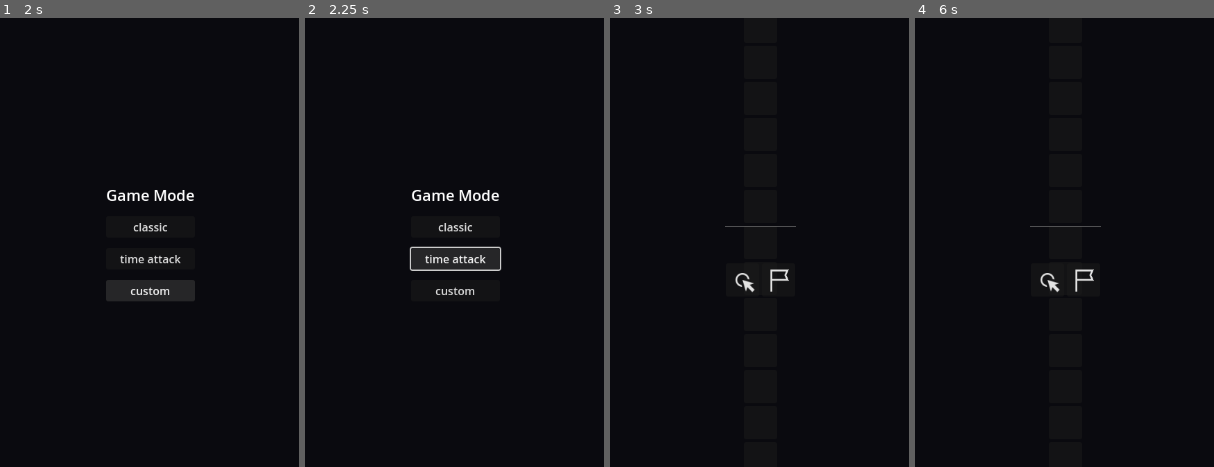
Above: before the commit, frames 1-4 (left to right).
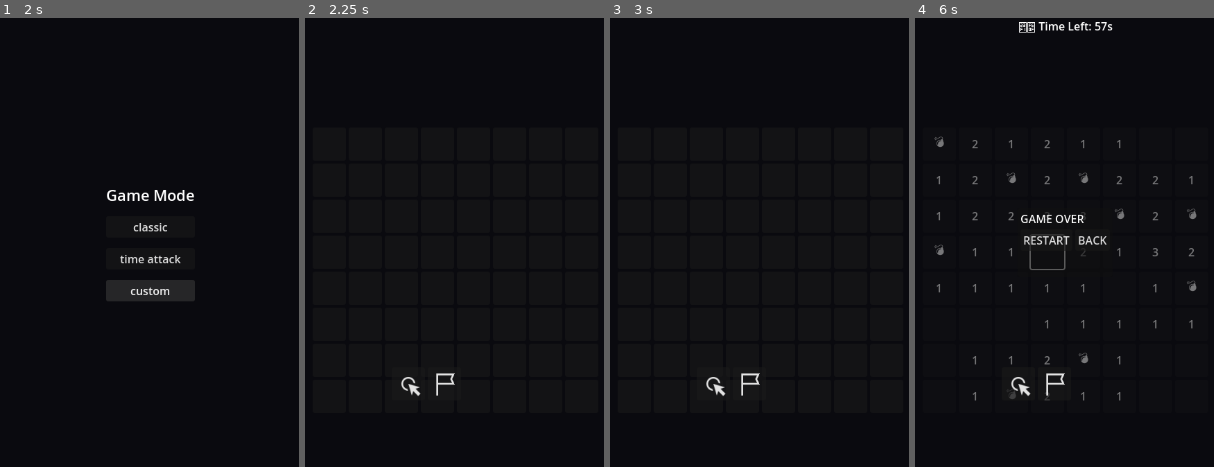
Above: after the commit, the same moments.

Repository: christian759/codemine
Game: Godot game, scene res://navScreen/main.tscn
Same seed, same stepped clock (60 frames per second), same inputs: the game is played once before the commit and once after it.
Inputs (mouse positions are in pixels of both pictures, inside the frame that each line leads up to):
- Up to frame 1 (2 s): click "feedback" at 0.5 s; click "▶ Start" at 1.25 s
- Up to frame 2 (2.25 s): click "time attack" at 2 s
- Up to frame 3 (3 s): click (759, 224) at 2.75 s, where only the run before the commit has a clickable "classic"
- Up to frame 4 (6 s): click (1046, 278) at 3.52 s; click (1082, 278) at 4.27 s; click (1064, 26) at 5.02 s; click (1046, 238) at 5.75 s, where only the run before the commit has a clickable "RESTART"

Frame 1 is identical in both runs. In frame 2, 1.6% of the frame differs, in the area x 32-66%, y 38-85%; in frame 3, 0.6%; in frame 4, 2.7%, in the area x 6-95%, y 0-86%.

Commit message:
10th june: no bugs, added time and repaired layout

Diff:
--- a/board/board.gd
+++ b/board/board.gd
@@ -6,6 +6,7 @@
 const HORIZONTAL_TILE_MARGIN := 4
 const VERTICAL_TILE_MARGIN := 4
 const MAX_TILE_SIZE := 48
+const MIN_TILE_SIZE := 24
 
 @onready var tile_scene = preload("res://board/TileButton.tscn")
 @onready var bottom_scene = preload("res://board/bottom/BottomNode.tscn")
@@ -17,9 +18,8 @@
 @onready var game_over_popup: PopupPanel = $PopupPanel
 @onready var restart_button: Button = $PopupPanel/VBoxContainer/HBoxContainer/RestartButton
 @onready var back_button: Button = $PopupPanel/VBoxContainer/HBoxContainer/BackButton
-@onready var board_content: Control = $ColorRect/CenterContainer/VBoxContainer/VBoxContainer2/boardContent
-@onready var tile_layer: GridContainer = $ColorRect/CenterContainer/VBoxContainer/VBoxContainer2/boardContent/TileLayer
-
+
+var top_node = null
 var pick_mode := true
 
 var pick_button: Button
@@ -35,18 +35,19 @@
 func _on_viewport_size_changed():
 	clear_grid()
 	generate_grid()
-
-func get_bottom_bar_height():
-	var viewport_size = get_viewport().size
-	return max(viewport_size.y * 0.1, 48)
+	_adding_top_node()
 
 func get_dynamic_tile_size():
 	var viewport_size = get_viewport().size
-	var bottom_bar_height = get_bottom_bar_height()
-	var available_height = viewport_size.y - bottom_bar_height - 16
+	var top_bar_height = get_top_bar_height()
+	var available_height = viewport_size.y - top_bar_height - 16
 	var tile_width = (viewport_size.x - (WIDTH - 1) * HORIZONTAL_TILE_MARGIN) / WIDTH
 	var tile_height = (available_height - (HEIGHT - 1) * VERTICAL_TILE_MARGIN) / HEIGHT
-	return min(tile_width, tile_height, MAX_TILE_SIZE)
+	return clamp(min(tile_width, tile_height, MAX_TILE_SIZE), MIN_TILE_SIZE, MAX_TILE_SIZE)
+
+func get_top_bar_height():
+	var viewport_size = get_viewport().size
+	return max(viewport_size.y * 0.1, 48)
 
 func _generate_board_data():
 	tiles.clear()
@@ -81,14 +82,17 @@
 			if tile:
 				tile.queue_free()
 	tile_nodes.clear()
-	if tile_layer:
-		for child in tile_layer.get_children():
-			child.queue_free()
-		# tile_layer.clear() # Ensure tile_layer is cleared of all children
 
 func generate_grid():
 	tile_nodes.clear()
 	var tile_size = get_dynamic_tile_size()
+	var grid_width = WIDTH * tile_size + (WIDTH - 1) * HORIZONTAL_TILE_MARGIN
+	var grid_height = HEIGHT * tile_size + (HEIGHT - 1) * VERTICAL_TILE_MARGIN
+	var viewport_size = get_viewport().size
+	var offset = Vector2(
+		(viewport_size.x - grid_width) / 2,
+		get_top_bar_height() + 8 + ((viewport_size.y - get_top_bar_height() - grid_height) / 2)
+	)
 	for y in HEIGHT:
 		var node_row = []
 		for x in WIDTH:
@@ -99,7 +103,7 @@
 			tile.position = Vector2(
 				x * (tile_size + HORIZONTAL_TILE_MARGIN),
 				y * (tile_size + VERTICAL_TILE_MARGIN)
-			)
+			) + offset
 			tile.custom_minimum_size = Vector2(tile_size, tile_size)
 
 			var data = tiles[y][x]
@@ -115,21 +119,49 @@
 				tile.text = "🚩"
 			else:
 				tile.text = ""
-
 			node_row.append(tile)
-			if tile_layer:
-				tile_layer.add_child(tile)
+			add_child(tile)
 		tile_nodes.append(node_row)
+
+func _adding_top_node():
+	if top_node and is_instance_valid(top_node):
+		top_node.queue_free()
+		top_node = null
+
+	var viewport_size = get_viewport().size
+	var tile_size = get_dynamic_tile_size()
+	var grid_width = WIDTH * tile_size + (WIDTH - 1) * HORIZONTAL_TILE_MARGIN
+	var grid_height = HEIGHT * tile_size + (HEIGHT - 1) * VERTICAL_TILE_MARGIN
+	var grid_offset_x = (viewport_size.x - grid_width) / 2
+	var grid_offset_y = get_top_bar_height() + 8 + ((viewport_size.y - get_top_bar_height() - grid_height) / 2)
+
+	top_node = bottom_scene.instantiate()
+
+	if top_node is Control:
+		top_node.position = Vector2(
+			grid_offset_x + (grid_width - top_node.size.x) / 2,
+			grid_offset_y + grid_height + 24
+		)
+
+		pick_button = top_node.get_node("VBoxContainer/HBoxContainer/clickButton")
+		flag_button = top_node.get_node("VBoxContainer/HBoxContainer/flagButton")
+
+		pick_button.pressed.connect(_on_pick_button_pressed)
+		flag_button.pressed.connect(_on_flag_button_pressed)
+
+		_update_top_bar_buttons()
+
+	add_child(top_node)
 
 func _on_pick_button_pressed():
 	pick_mode = true
-	_update_bottom_bar_buttons()
+	_update_top_bar_buttons()
 
 func _on_flag_button_pressed():
 	pick_mode = false
-	_update_bottom_bar_buttons()
-
-func _update_bottom_bar_buttons():
+	_update_top_bar_buttons()
+
+func _update_top_bar_buttons():
 	if pick_button:
 		pick_button.disabled = pick_mode
 	if flag_button:
@@ -144,17 +176,15 @@
 func _reveal_tile_logic(x, y):
 	var data = tiles[y][x]
 	var button = tile_nodes[y][x]
+
 	if data.is_revealed or data.is_flagged:
 		return
+
 	data.is_revealed = true
 
 	if data.is_bomb:
-		button.text = "💣"
 		button.disabled = true
-		_reveal_all_tiles()
-		_disable_all_tiles()
-		_show_game_over_popup()
-		return
+		_on_bomb_pressed()
 
 	if data.neighbor_bombs > 0:
 		button.text = str(data.neighbor_bombs)
@@ -165,30 +195,23 @@
 				if is_valid(nx, ny) and not (nx == x and ny == y):
 					_reveal_tile_logic(nx, ny)
 	button.disabled = true
-	_check_win_condition()
+
+func _on_bomb_pressed():
+	_reveal_all_tiles()
+	_disable_all_tiles()
+	_show_game_over_popup()
+	return
+
 
 func _flag_tile_logic(x, y):
 	var data = tiles[y][x]
 	var button = tile_nodes[y][x]
+
 	if data.is_revealed:
 		return
+
 	data.is_flagged = not data.is_flagged
 	button.text = "🚩" if data.is_flagged else ""
-	_check_win_condition()
-
-func _check_win_condition():
-	for y in HEIGHT:
-		for x in WIDTH:
-			var data = tiles[y][x]
-			if not data.is_bomb and not data.is_revealed:
-				return
-	_show_win_popup()
-
-func _show_win_popup():
-	var label = game_over_popup.get_node("VBoxContainer/Label")
-	if label:
-		label.text = "You Win!"
-	game_over_popup.popup_centered()
 
 func _reveal_all_tiles():
 	for row in tile_nodes:
@@ -211,9 +234,6 @@
 	return x >= 0 and x < WIDTH and y >= 0 and y < HEIGHT
 
 func _show_game_over_popup():
-	var label = game_over_popup.get_node("VBoxContainer/Label")
-	if label:
-		label.text = "Game Over"
 	game_over_popup.popup_centered()
 
 func _on_restart_pressed():
--- a/board/board.tscn
+++ b/board/board.tscn
@@ -1,8 +1,6 @@
-[gd_scene load_steps=4 format=3 uid="uid://bf1ak3gum6bls"]
+[gd_scene load_steps=2 format=3 uid="uid://bf1ak3gum6bls"]
 
 [ext_resource type="Script" uid="uid://c2janl8vmmvb4" path="res://board/board.gd" id="1_5c38k"]
-[ext_resource type="Texture2D" uid="uid://dtj5v2jpb88tr" path="res://icon/click.svg" id="2_vj8kq"]
-[ext_resource type="Texture2D" uid="uid://djeahs7bc6aok" path="res://icon/flat.png" id="3_eiwly"]
 
 [node name="Board" type="Node"]
 script = ExtResource("1_5c38k")
@@ -77,26 +75,3 @@
 grow_vertical = 2
 theme_override_constants/h_separation = 4
 theme_override_constants/v_separation = 4
-
-[node name="HSeparator" type="HSeparator" parent="ColorRect/CenterContainer/VBoxContainer"]
-custom_minimum_size = Vector2(9, 100)
-layout_mode = 2
-
-[node name="HBoxContainer" type="HBoxContainer" parent="ColorRect/CenterContainer/VBoxContainer"]
-layout_mode = 2
-
-[node name="clickButton" type="Button" parent="ColorRect/CenterContainer/VBoxContainer/HBoxContainer"]
-custom_minimum_size = Vector2(48, 48)
-layout_mode = 2
-icon = ExtResource("2_vj8kq")
-icon_alignment = 1
-expand_icon = true
-
-[node name="flagButton" type="Button" parent="ColorRect/CenterContainer/VBoxContainer/HBoxContainer"]
-custom_minimum_size = Vector2(48, 48)
-layout_mode = 2
-icon = ExtResource("3_eiwly")
-icon_alignment = 1
-expand_icon = true
-
-[connection signal="pressed" from="ColorRect/CenterContainer/VBoxContainer/HBoxContainer/clickButton" to="." method="_on_pick_button_pressed"]
--- a/board/bottom/BottomNode.tscn
+++ b/board/bottom/BottomNode.tscn
@@ -30,6 +30,7 @@
 [node name="flagButton" type="Button" parent="VBoxContainer/HBoxContainer"]
 custom_minimum_size = Vector2(48, 48)
 layout_mode = 2
+size_flags_vertical = 8
 icon = ExtResource("2_v28qj")
 icon_alignment = 1
 expand_icon = true
--- /dev/null
+++ b/board/game_timer.gd
@@ -0,0 +1,26 @@
+extends "res://board/board.gd" # or whatever path your base script is
+
+@onready var game_timer: Timer = $GameTimer
+@onready var time_label: Label = $TimeLabel
+
+var time_remaining := 60 # seconds
+
+func _ready():
+	super._ready()
+	game_timer.wait_time = 1.0
+	game_timer.autostart = true
+	game_timer.timeout.connect(_on_game_timer_timeout)
+
+func _process(delta):
+	time_label.text = "⏱️ Time Left: %ds" % time_remaining
+
+func _on_game_timer_timeout():
+	time_remaining -= 1
+	if time_remaining <= 0:
+		_game_over_time()
+
+func _game_over_time():
+	game_timer.stop()
+	_disable_all_tiles()
+	_show_game_over_popup()
+	game_over_popup.get_node("VBoxContainer/Label").text = "⏱️ Time's up!"
--- /dev/null
+++ b/board/timeBoard.tscn
@@ -0,0 +1,22 @@
+[gd_scene load_steps=3 format=3 uid="uid://4cjhchy2rfqf"]
+
+[ext_resource type="PackedScene" uid="uid://bf1ak3gum6bls" path="res://board/board.tscn" id="1_1rl6s"]
+[ext_resource type="Script" uid="uid://b36uhiaxor4qo" path="res://board/time_board.gd" id="2_massj"]
+
+[node name="Board" instance=ExtResource("1_1rl6s")]
+script = ExtResource("2_massj")
+
+[node name="VBoxContainer" parent="PopupPanel" index="1"]
+offset_right = 96.0
+
+[node name="Timer" type="Timer" parent="ColorRect" index="0"]
+
+[node name="Label" type="Label" parent="ColorRect" index="1"]
+layout_mode = 1
+anchors_preset = 5
+anchor_left = 0.5
+anchor_right = 0.5
+offset_left = -0.5
+offset_right = 0.5
+offset_bottom = 23.0
+grow_horizontal = 2
--- /dev/null
+++ b/board/time_board.gd
@@ -0,0 +1,46 @@
+extends "res://board/board.gd" # or whatever path your base script is
+
+@onready var game_timer: Timer = $ColorRect/Timer
+@onready var time_label: Label = $ColorRect/Label
+
+var time_remaining := 60 # seconds
+
+func _ready():
+	super._ready()
+	game_timer.wait_time = 1.0
+	game_timer.one_shot = false
+	game_timer.start()
+	game_timer.timeout.connect(_on_game_timer_timeout)
+
+func _on_game_timer_timeout():
+	time_remaining -= 1
+	time_label.text = "⏱️ Time Left: %ds" % time_remaining
+
+	if time_remaining <= 0:
+		_game_over_time()
+
+func _on_restart_pressed():
+	super._on_restart_pressed()
+	time_remaining = 60
+	time_label.text = "⏱️ Time Left: %ds" % time_remaining
+	if game_timer.is_stopped():
+		game_timer.start()
+
+	game_over_popup.hide()
+	_generate_board_data()
+	_on_viewport_size_changed()
+
+func _on_bomb_pressed():
+	super._on_bomb_pressed()
+	game_timer.stop()
+	_reveal_all_tiles()
+	_disable_all_tiles()
+	_show_game_over_popup()
+	return
+
+
+func _game_over_time():
+	game_timer.stop()
+	_disable_all_tiles()
+	_show_game_over_popup()
+	game_over_popup.get_node("VBoxContainer/Label").text = "⏱️ Time's up!"
--- a/navScreen/gameMode.tscn
+++ b/navScreen/gameMode.tscn
@@ -53,3 +53,5 @@
 text = "custom"
 
 [connection signal="pressed" from="ColorRect/VBoxContainer/Button" to="." method="_on_classic_pressed"]
+[connection signal="pressed" from="ColorRect/VBoxContainer/Button2" to="." method="_on_button_2_pressed"]
+[connection signal="pressed" from="ColorRect/VBoxContainer/Button3" to="." method="_on_button_3_pressed"]
--- a/navScreen/game_mode.gd
+++ b/navScreen/game_mode.gd
@@ -2,3 +2,9 @@
 
 func _on_classic_pressed() -> void:
 	get_tree().change_scene_to_file("res://board/board.tscn")
+
+func _on_button_2_pressed() -> void:
+	get_tree().change_scene_to_file("res://board/timeBoard.tscn")
+
+func _on_button_3_pressed() -> void:
+	pass # Replace with function body.
Not shown, added: board/game_timer.gd.uid
Not shown, added: board/time_board.gd.uid
